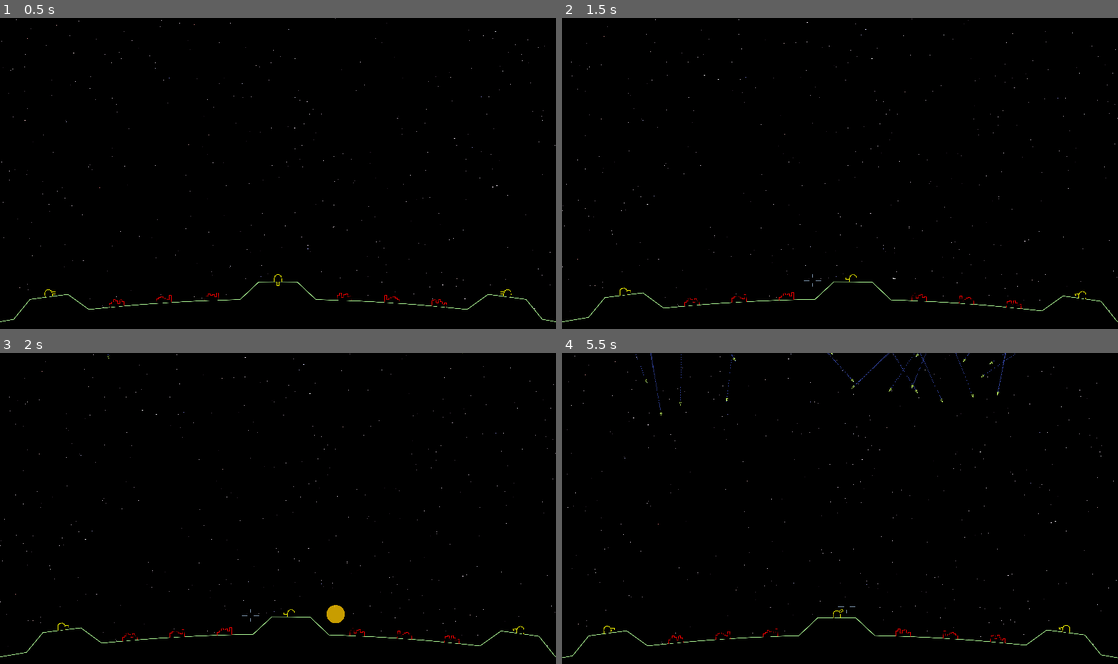
Above: before the commit, frames 1-4 (two rows, left to right).
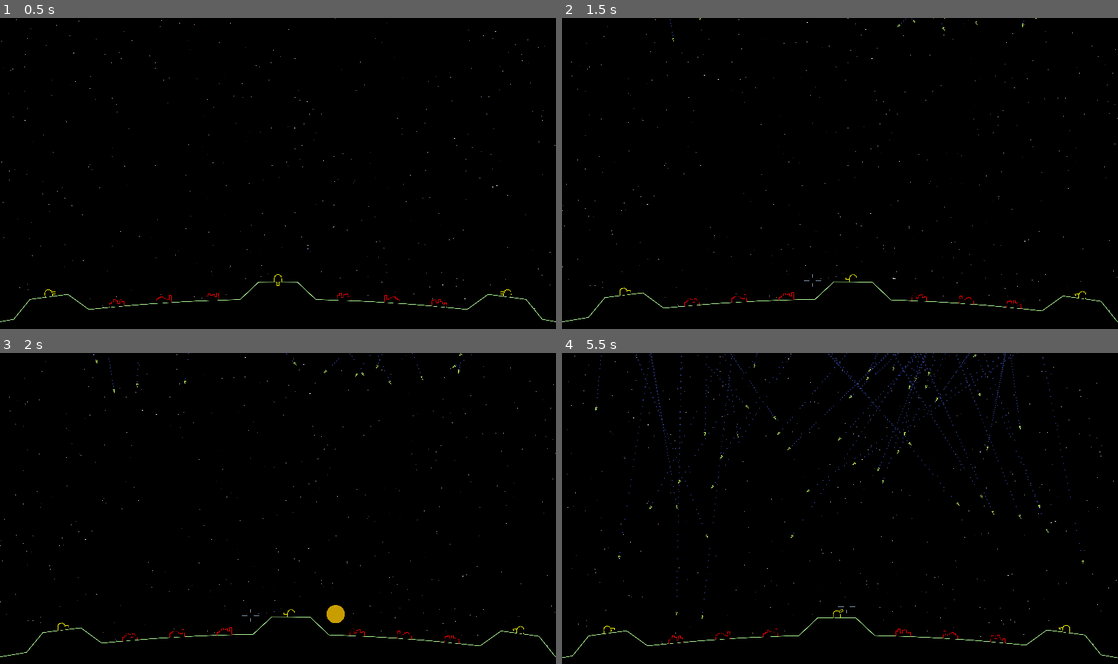
Above: after the commit, the same moments.

Repository: tartley/missile-commander
Game: Godot game, scene res://src/main/main.tscn
Same seed, same stepped clock (60 frames per second), same inputs: the game is played once before the commit and once after it.
Inputs (mouse positions are in pixels of both pictures, inside the frame that each line leads up to):
- Up to frame 1 (0.5 s): no input
- Up to frame 2 (1.5 s): tap Enter at 0.5 s; move the mouse to (867, 173) at 0.52 s; hold W from 0.53 s (still down); move the mouse to (812, 176) at 1.27 s
- Up to frame 3 (2 s): keep holding W
- Up to frame 4 (5.5 s): keep holding W; move the mouse to (851, 502) at 2.02 s; move the mouse to (834, 514) at 2.77 s; move the mouse to (878, 511) at 3.52 s; move the mouse to (795, 505) at 4.27 s; move the mouse to (845, 508) at 5.02 s

Frame 1 is identical in both runs. In frame 2, less than 0.1% of the frame differs, in the area x 19-86%, y 0-8%; in frame 3, less than 0.1%; in frame 4, 0.6%, in the area x 6-94%, y 0-86%.

Commit message:
Missiles reparent their Trails to Main, not Ground

Diff:
--- a/src/main/main.gd
+++ b/src/main/main.gd
@@ -16,7 +16,7 @@
     targets.append_array(positions(get_tree().get_nodes_in_group("bases")))
     targets.append_array($Ground.gaps)
     var destination:Vector2 = targets.pick_random()
-    var speed := randf_range(50, 200)
+    var speed := randf_range(50, 500)
     missile.launch(start, destination, speed)
     self.add_child(missile)
     missile.missile_strike.connect($Ground.on_missile_strike)
--- a/src/main/main.tscn
+++ b/src/main/main.tscn
@@ -8,7 +8,7 @@
 [ext_resource type="Script" path="res://src/main/geometry.gd" id="6_hh5ig"]
 [ext_resource type="Script" path="res://src/main/const.gd" id="7_ucqwb"]
 
-[node name="Main" type="Node"]
+[node name="Main" type="Node2D"]
 script = ExtResource("1_3ne2t")
 
 [node name="Geometry" type="Node" parent="."]
--- a/src/missile/missile.gd
+++ b/src/missile/missile.gd
@@ -1,6 +1,4 @@
 extends Node2D
-
-var Pop:PackedScene = preload("res://src/pop/pop.tscn")
 
 const SIZE := 20.0
 # A rightwards pointing triangle
@@ -10,6 +8,8 @@
     Vector2(-SIZE/2, +SIZE/4), # base top
     Vector2(+SIZE/2,       0), # rightmost tip
 ]
+
+var Pop:PackedScene = preload("res://src/pop/pop.tscn")
 
 var velocity: Vector2
 
@@ -40,18 +40,22 @@
     draw_polygon(verts, [Color.BLACK])
     draw_polyline(verts, Color(.8, 7, .4), 2.0, true)
 
-func on_area_entered(ground:Area2D):
-    # A Missile has collided with the Ground.
-    # Reparent our trail onto the ground
+func on_area_entered(_ground:Area2D):
+    ## This Missile has collided with the Ground.
+
+    # We will cease to exist, so reparent our trail onto Main.
+    var main := get_parent() as Main
     var trail = $Trail
-    trail.reparent(ground)
+    trail.reparent(main)
     trail.emitting = false
-    # Add a Pop, parented to the World.
-    var world := get_parent()
+
+    # Add a Pop, parented to Main
     var pop = Pop.instantiate()
     pop.position = self.position
-    world.add_child(pop)
+    main.add_child(pop)
+
     # Let Ground destroy any Cities that are too close
     missile_strike.emit(self.position)
+
     # And this missile is done
     queue_free()
